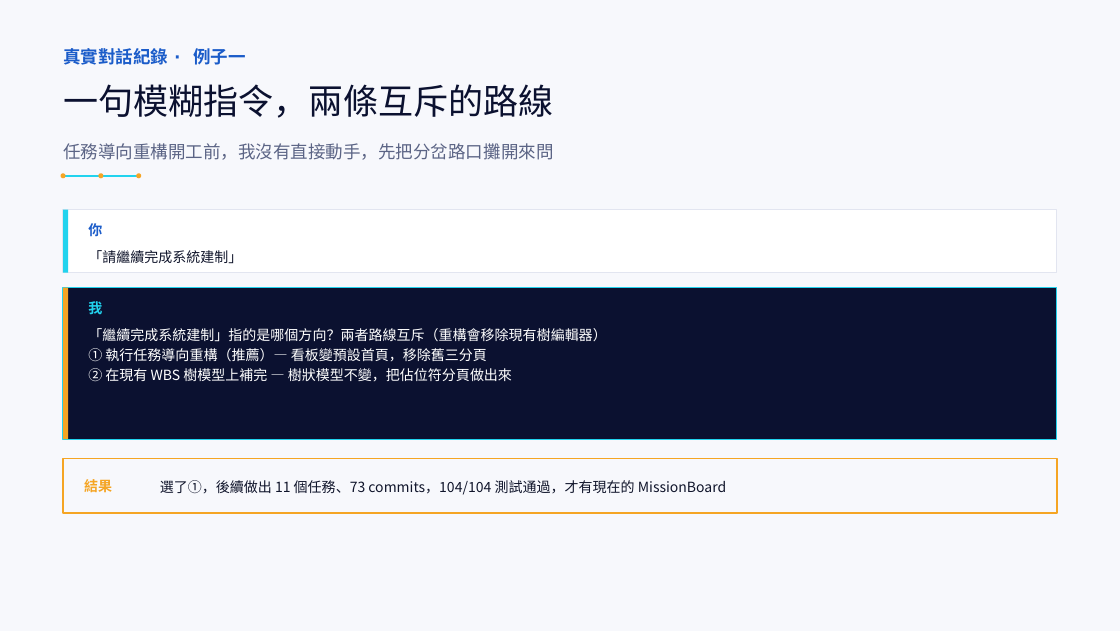
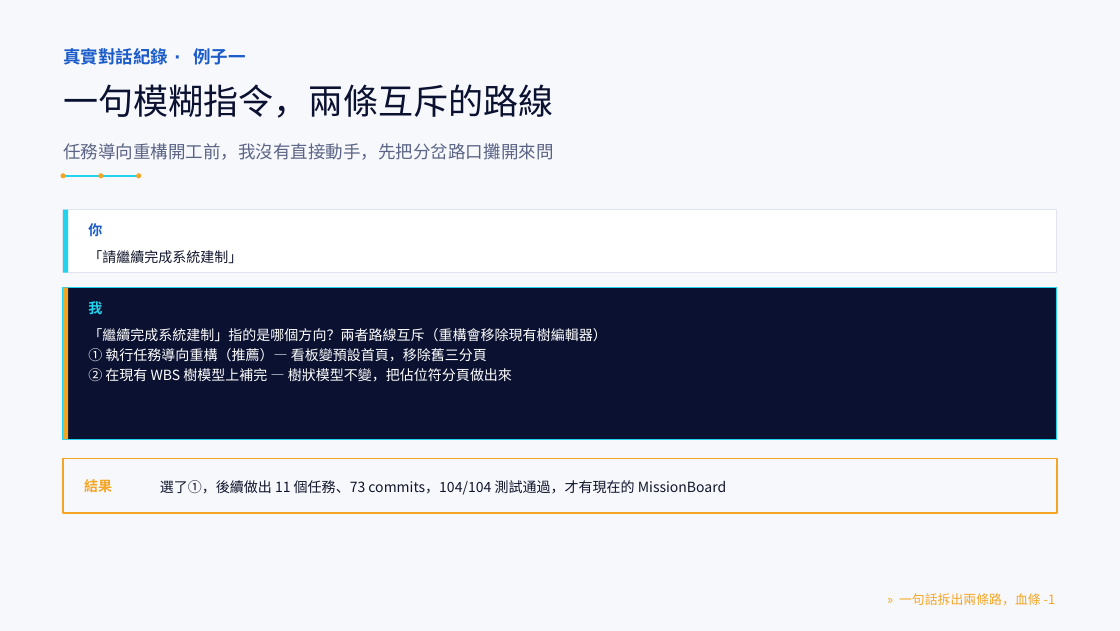
Before and after one commit to LinGaOscar/Spring-MissionBoard, a slide deck: slide 18 of docs/專案介紹.pptx. Drawn at 1120x631 pixels with LibreOffice and Linux fonts; fonts in the diff are those of the drawing. Boxes give left, top, right and bottom in pixels: in the first picture for what was removed or moved away, otherwise in the second. Text is boxed around its words. In the diff, an @@ line names an element or a change of style, - is before the commit and + after.

```diff
--- a/docs/專案介紹.pptx
+++ b/docs/專案介紹.pptx
@@ text added at (899,593,1056,605), 11 pt, text #F5A524 @@
+» 一句話拆出兩條路，血條 -1
```
Also in this commit, not shown: 26 other slides changed.
